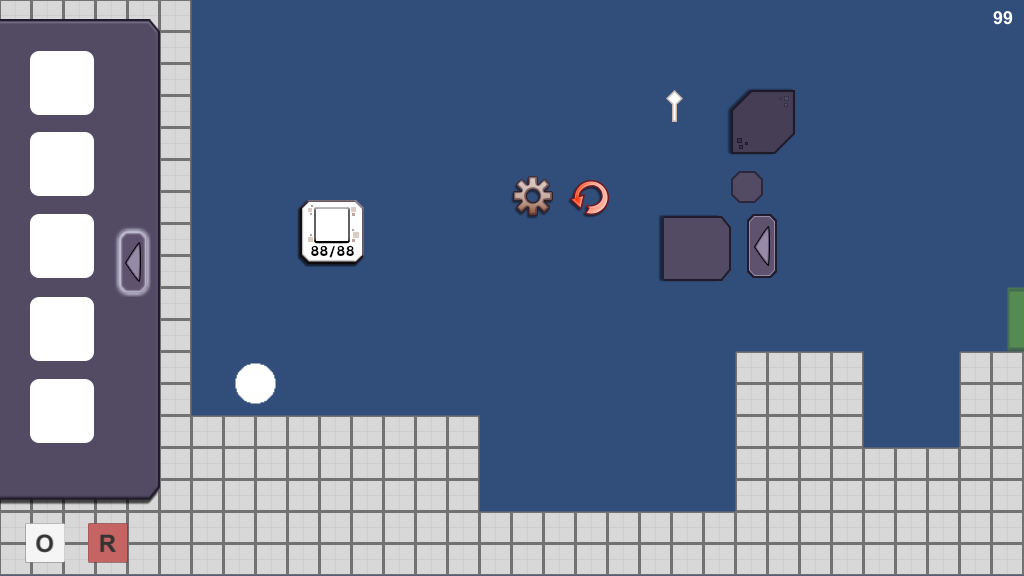
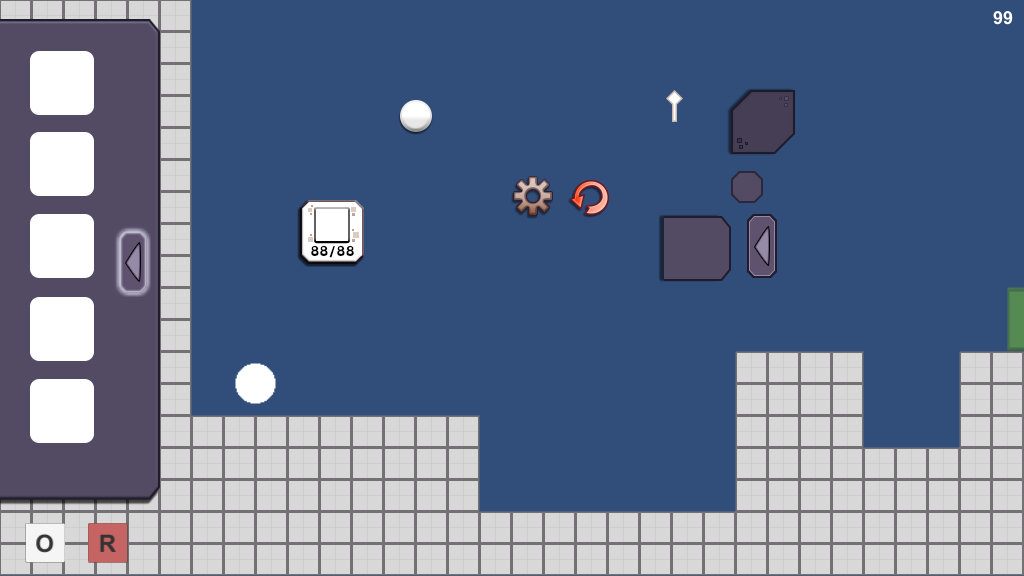
The second 1024 × 576 image is a revision of the first. Changes to its layers:
added layer "Ellipse 2" above "Ellipse 1" over [400, 100, 432, 132]
